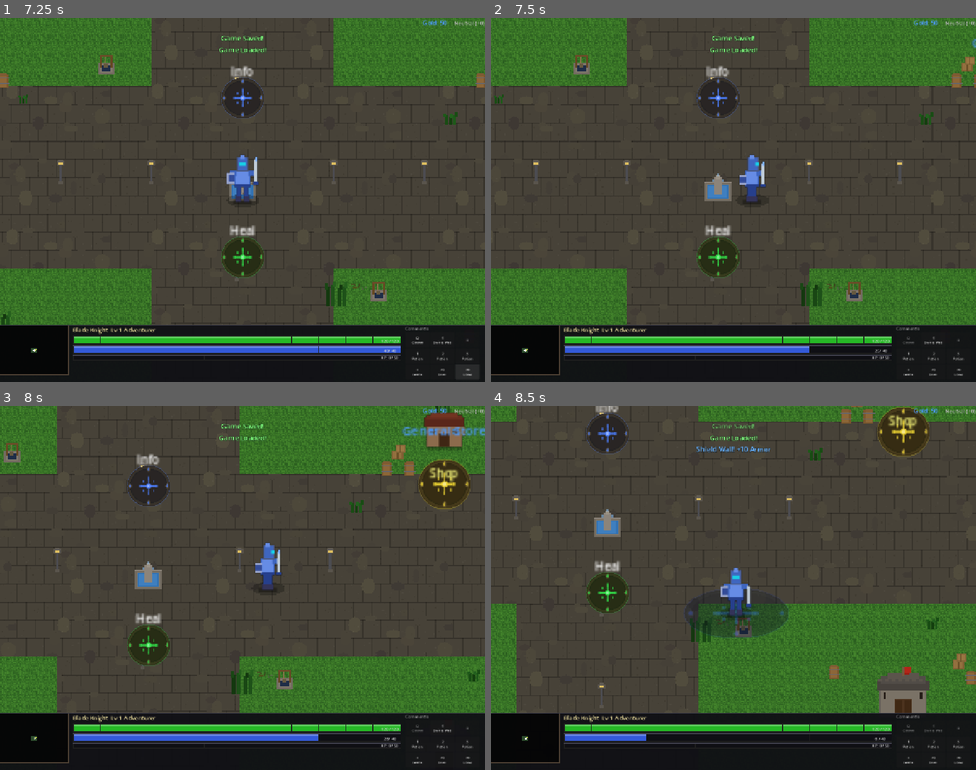
Above: before the commit, frames 1-4 (two rows, left to right).
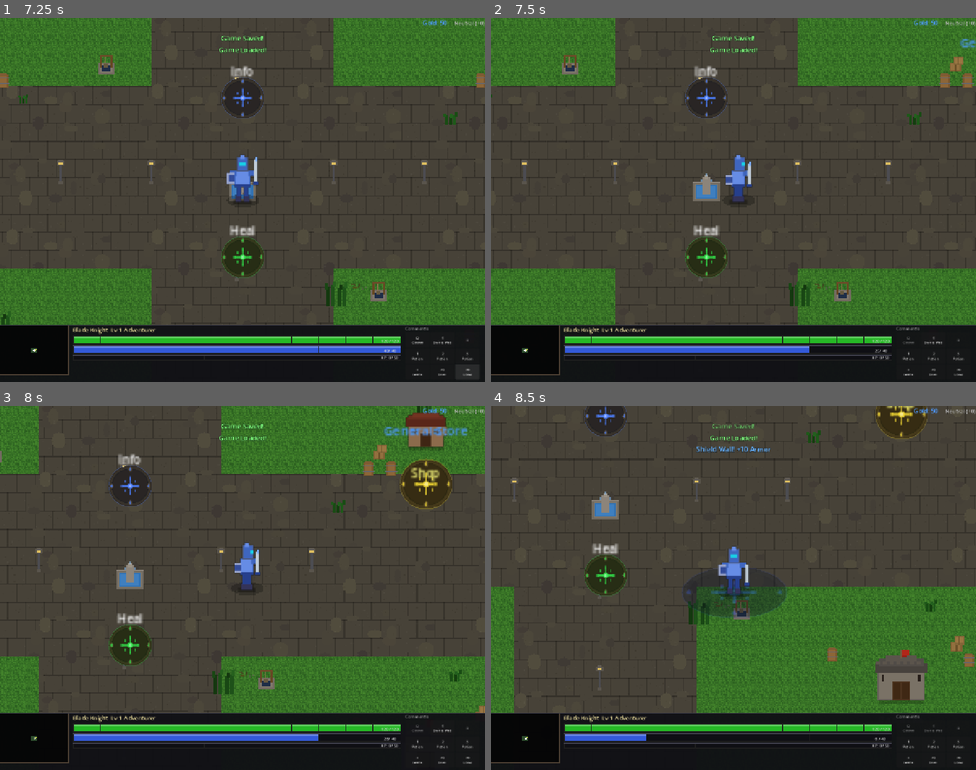
Above: after the commit, the same moments.

Repository: slxny/legends-open-rpg
Game: Godot game, scene res://scenes/main.tscn
The game is run twice, just before and just after one commit, with the same random seed, the same clock (stepped at 60 frames per second) and the same inputs.
Inputs (mouse positions are in pixels of both pictures, inside the frame that each line leads up to):
- Up to frame 1 (7.25 s): click "SELECT" at 0.5 s; click "Q Cleave" at 1.25 s; click "E Shield Wall" at 2 s; click "1 Potion" at 2.75 s; click "2 Potion" at 3.5 s; click "3 Potion" at 4.25 s; click "I Items" at 5 s; click "F5 Save" at 5.75 s; click "F9 Load" at 6.5 s
- Up to frame 2 (7.5 s): move the mouse to (524, 352) at 7.27 s; hold D (move_right) from 7.28 s (still down); hold Q (ability_1) from 7.28 s (still down); click (524, 352) at 7.42 s
- Up to frame 3 (8 s): keep holding D (move_right); keep holding Q (ability_1)
- Up to frame 4 (8.5 s): move the mouse to (636, 606) at 8.02 s; release D (move_right) at 8.03 s; release Q (ability_1) at 8.03 s; hold S (move_down) from 8.03 s (still down); tap E (ability_2) at 8.1 s

Frame 1 is identical in both runs. In frame 2, 8.4% of the frame differs, in the area x 0-100%, y 0-85%; in frame 3, 10%; in frame 4, 15%.

Commit message:
Fix remaining jitter: enable physics interpolation, tighten camera
Two sources of remaining jitter:
- No physics interpolation: player visual position only updates at 60Hz
  physics ticks, causing stuttery movement at higher render framerates.
  Enabled common/physics_interpolation in project settings.
- Camera smoothing too slow (6.0): the lag between player and camera
  amplified the physics/render mismatch. Bumped to 14.0 for snappier
  tracking.

https://claude.ai/code/session_016QwPhLC7L2NQ1oaxRF3NGy

Diff:
--- a/project.godot
+++ b/project.godot
@@ -103,6 +103,7 @@
 [physics]
 
 common/physics_ticks_per_second=60
+common/physics_interpolation=true
 
 [rendering]
 
--- a/scenes/player/player.tscn
+++ b/scenes/player/player.tscn
@@ -44,7 +44,7 @@
 [node name="Camera2D" type="Camera2D" parent="."]
 zoom = Vector2(3.0, 3.0)
 position_smoothing_enabled = true
-position_smoothing_speed = 6.0
+position_smoothing_speed = 14.0
 
 [node name="StatsComponent" type="Node" parent="."]
 script = ExtResource("2_stats")
